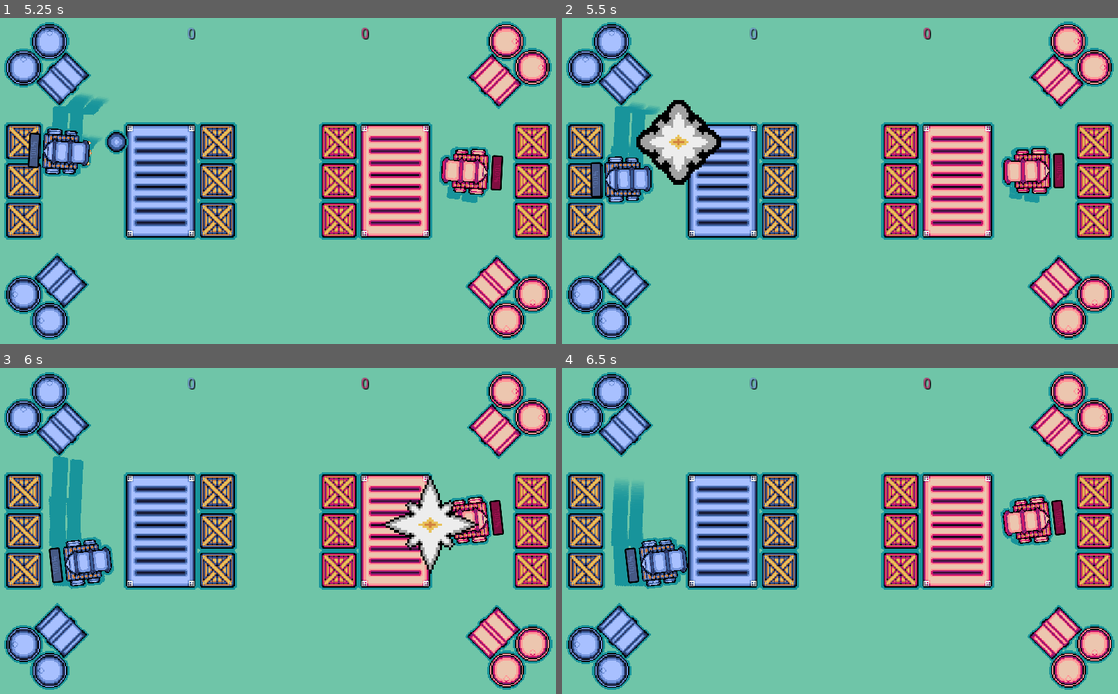
Above: before the commit, frames 1-4 (two rows, left to right).
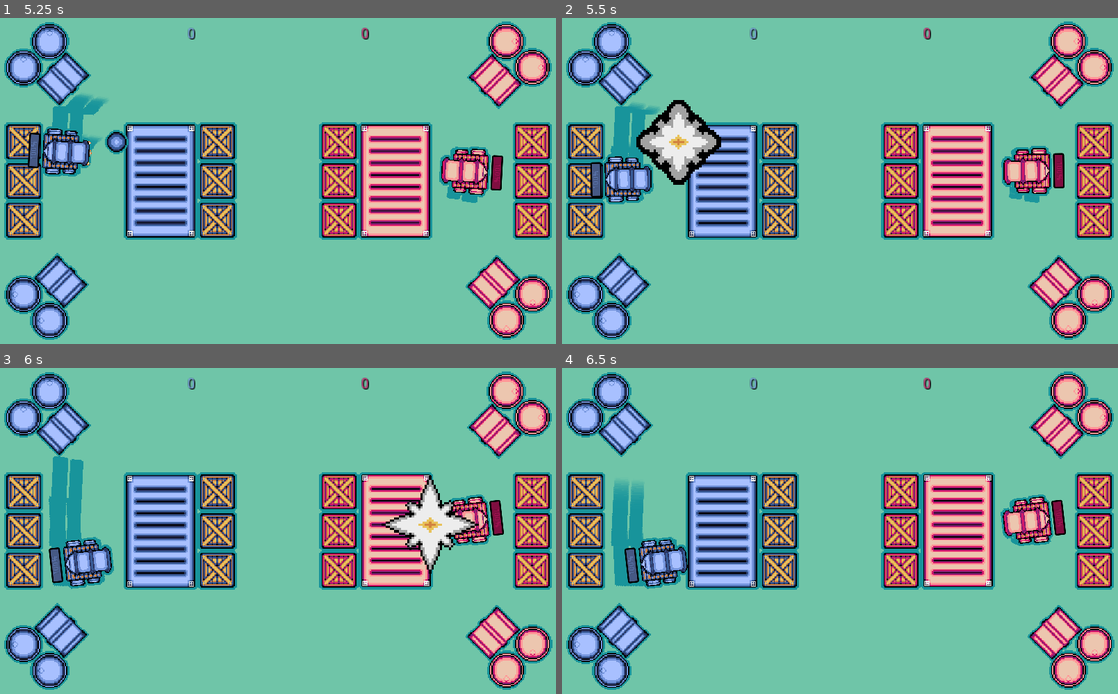
Above: after the commit, the same moments.

Repository: abelarduu/Mini-Cannon-Carts
Game: Godot game, scene res://scenes/Main_scene.tscn
Two runs of this game, one before a commit and one after it. Both use one fixed random seed, a clock stepped at 60 frames per second and the inputs below.
Inputs:
- Up to frame 1 (5.25 s): tap Enter at 0.5 s; hold D (P1_right) 0.53-1.28 s; tap E (P1_attack) at 0.6, 5.1 s; hold S (P1_down) 1.28-2.03 s; tap Keypad 0 (P2_attack) at 1.35 s; tap Space at 2 s; hold D (P1_right) 2.03-2.78 s; tap Down (P2_down) at 2.1 s; hold W (P1_up) 2.78-3.53 s; tap Left (P2_left) at 2.85 s; hold A (P1_left) 3.53-5.03 s; tap Right (P2_right) at 3.6 s; tap Up (P2_up) at 4.35 s; hold S (P1_down) from 5.03 s (still down)
- Up to frame 2 (5.5 s): keep holding S (P1_down)
- Up to frame 3 (6 s): release S (P1_down) at 5.78 s; hold D (P1_right) from 5.78 s (still down); tap Keypad 0 (P2_attack) at 5.85 s
- Up to frame 4 (6.5 s): keep holding D (P1_right)

Frame 1 is identical in both runs. In frame 2, 0.6% of the frame differs, in the area x 22-36%, y 32-68%; in frame 3, 1.4%; in frame 4, 1.9%, in the area x 11-87%, y 31-69%.

Commit message:
add tremida nos objs ao colidir com bombas

Diff:
--- a/scripts/Bomb.gd
+++ b/scripts/Bomb.gd
@@ -17,6 +17,7 @@
 	if not "walls" in body.name:
 		if not body == parent:
 			body.life-= damage
+			shake_obj(body)
 
 			#Destruindo objs
 			if body.life <= 0:
@@ -30,3 +31,10 @@
 	$AnimatedSprite.animation= "destroyed"
 	yield($AnimatedSprite, "animation_finished")
 	queue_free()
+
+func shake_obj(obj):
+	var shake_intensity = 1
+	# Gerando valores de deslocamento aleatório
+	var shake_offset = Vector2(randf() * shake_intensity * 3 - shake_intensity, randf() * shake_intensity * 3 - shake_intensity)
+	var new_pos = obj.position + shake_offset
+	obj.position = lerp(obj.position, new_pos, 0.5)
--- a/scripts/Object.gd
+++ b/scripts/Object.gd
@@ -1,6 +1,7 @@
 tool
 extends StaticBody2D
 var objs_life= [50, 90, 120]
+onready var initial_position= position
 export (int , "Box", "Barrel", "Contanier") var type_objects
 export (int, "Blue", "Red") var index setget set_index
 onready var life= objs_life[type_objects]
@@ -34,4 +35,5 @@
 func reset():
 	life= objs_life[type_objects]
 	$AnimatedSprite.animation= "idle"
+	position= initial_position
 	self_point= life/2
Not shown, changed: img/Gameplay.gif
